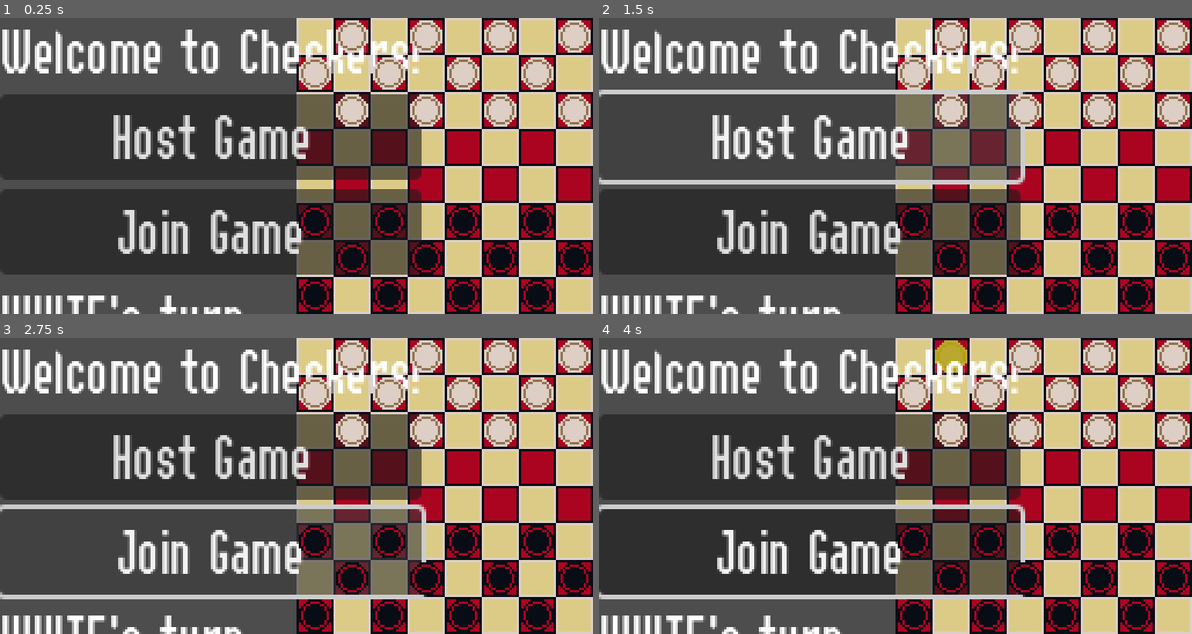
Above: before the commit, frames 1-4 (two rows, left to right).
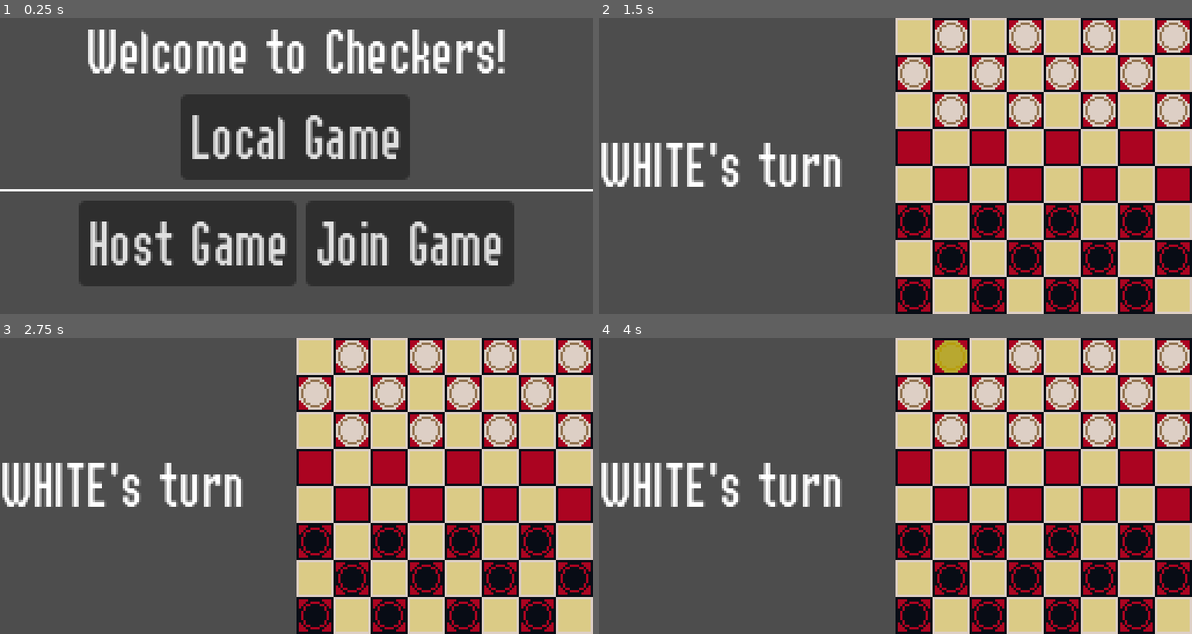
Above: after the commit, the same moments.

Repository: k4gi/boardplayer
Game: Godot game, scene res://CheckersMain.tscn
Same seed, same stepped clock (60 frames per second), same inputs: the game is played once before the commit and once after it.
Inputs (mouse positions are in pixels of both pictures, inside the frame that each line leads up to):
- Up to frame 1 (0.25 s): no input
- Up to frame 2 (1.5 s): click "Host Game" at 0.5 s; click (895, 136) at 1.25 s, where only the run after the commit has a clickable "Local Game"
- Up to frame 3 (2.75 s): click (213, 551) at 2 s, where only the run before the commit has a clickable "Join Game"
- Up to frame 4 (4 s): move the mouse to (948, 355) at 2.77 s; click (948, 355) at 2.92 s; move the mouse to (1025, 355) at 3.52 s; click (1025, 355) at 3.67 s

The runs differ from the first frame. In frame 1, 75% of the frame differs, in the area x 0-100%, y 0-100%; in frame 2, 35%; in frame 3, 33%; in frame 4, 45%.

Commit message:
main menu is working now

Diff:
--- a/CheckersMain.gd
+++ b/CheckersMain.gd
@@ -1,7 +1,21 @@
 extends Node2D
 
 
-func _ready():
+const CHECKERS_GAME = preload("res://CheckersGame.tscn")
+
+
+var CheckersGame = null
+
+
+func create_game():
+	get_node("%MainMenu").set_visible(false)
+
+	CheckersGame = CHECKERS_GAME.instantiate()
+	CheckersGame.set_position(Vector2i(128,0))
+	CheckersGame.connect("turn_toggled", _on_checkers_game_turn_toggled)
+	CheckersGame.connect("game_won", _on_checkers_game_game_won)
+	add_child(CheckersGame)
+
 	get_node("%TurnDisplay").set_visible(true)
 
 
@@ -19,3 +33,7 @@
 
 func _on_play_again_pressed():
 	get_tree().reload_current_scene()
+
+
+func _on_local_game_pressed():
+	create_game()
--- a/CheckersMain.tscn
+++ b/CheckersMain.tscn
@@ -1,87 +1,110 @@
-[gd_scene load_steps=4 format=3 uid="uid://dkhy1km40x481"]
+[gd_scene load_steps=3 format=3 uid="uid://dkhy1km40x481"]
 
 [ext_resource type="Script" path="res://CheckersMain.gd" id="1_farx3"]
-[ext_resource type="PackedScene" uid="uid://c5xy0chodeg88" path="res://CheckersGame.tscn" id="1_h76m0"]
 [ext_resource type="Theme" uid="uid://d2vr315te7cd8" path="res://DefaultTheme.tres" id="3_183qv"]
 
 [node name="CheckersMain" type="Node2D"]
 script = ExtResource("1_farx3")
 
-[node name="CheckersGame" parent="." instance=ExtResource("1_h76m0")]
-position = Vector2(128, 0)
-
 [node name="VBoxUI" type="VBoxContainer" parent="."]
-offset_right = 127.0
+offset_right = 256.0
 offset_bottom = 128.0
 theme = ExtResource("3_183qv")
 
-[node name="VBoxMainMenu" type="VBoxContainer" parent="VBoxUI"]
+[node name="MainMenu" type="VBoxContainer" parent="VBoxUI"]
+unique_name_in_owner = true
 layout_mode = 2
-offset_right = 178.0
-offset_bottom = 114.0
+offset_right = 256.0
+offset_bottom = 119.0
 
-[node name="Label" type="Label" parent="VBoxUI/VBoxMainMenu"]
+[node name="Label" type="Label" parent="VBoxUI/MainMenu"]
 layout_mode = 2
-offset_right = 178.0
+offset_right = 256.0
 offset_bottom = 32.0
 text = "Welcome to Checkers!"
+horizontal_alignment = 1
 
-[node name="HostGame" type="Button" parent="VBoxUI/VBoxMainMenu"]
+[node name="LocalGame" type="Button" parent="VBoxUI/MainMenu"]
 layout_mode = 2
+offset_left = 79.0
 offset_top = 36.0
-offset_right = 178.0
+offset_right = 176.0
 offset_bottom = 73.0
+size_flags_horizontal = 4
+text = "Local Game"
+
+[node name="ColorRect" type="ColorRect" parent="VBoxUI/MainMenu"]
+custom_minimum_size = Vector2i(0, 1)
+layout_mode = 2
+offset_top = 77.0
+offset_right = 256.0
+offset_bottom = 78.0
+
+[node name="HBoxContainer" type="HBoxContainer" parent="VBoxUI/MainMenu"]
+layout_mode = 2
+offset_left = 36.0
+offset_top = 82.0
+offset_right = 220.0
+offset_bottom = 119.0
+size_flags_horizontal = 4
+
+[node name="HostGame" type="Button" parent="VBoxUI/MainMenu/HBoxContainer"]
+layout_mode = 2
+offset_right = 92.0
+offset_bottom = 37.0
 text = "Host Game"
 
-[node name="JoinGame" type="Button" parent="VBoxUI/VBoxMainMenu"]
+[node name="JoinGame" type="Button" parent="VBoxUI/MainMenu/HBoxContainer"]
 layout_mode = 2
-offset_top = 77.0
-offset_right = 178.0
-offset_bottom = 114.0
+offset_left = 96.0
+offset_right = 184.0
+offset_bottom = 37.0
 text = "Join Game"
 
 [node name="TurnDisplay" type="HBoxContainer" parent="VBoxUI"]
 unique_name_in_owner = true
 visible = false
 layout_mode = 2
-offset_top = 118.0
-offset_right = 178.0
-offset_bottom = 150.0
+offset_right = 256.0
+offset_bottom = 128.0
 size_flags_vertical = 3
 theme_override_constants/separation = 0
 
 [node name="Out" type="Label" parent="VBoxUI/TurnDisplay"]
 layout_mode = 2
+offset_top = 48.0
 offset_right = 46.0
-offset_bottom = 32.0
+offset_bottom = 80.0
 text = "White"
 uppercase = true
 
 [node name="Label2" type="Label" parent="VBoxUI/TurnDisplay"]
 layout_mode = 2
 offset_left = 46.0
+offset_top = 48.0
 offset_right = 103.0
-offset_bottom = 32.0
+offset_bottom = 80.0
 text = "'s turn"
 
 [node name="WinResult" type="VBoxContainer" parent="VBoxUI"]
 unique_name_in_owner = true
 visible = false
+custom_minimum_size = Vector2i(128, 0)
 layout_mode = 2
-offset_top = 118.0
-offset_right = 178.0
-offset_bottom = 235.0
+offset_right = 128.0
+offset_bottom = 117.0
+size_flags_horizontal = 0
 theme_override_constants/separation = 0
 
 [node name="Winner" type="HBoxContainer" parent="VBoxUI/WinResult"]
 layout_mode = 2
-offset_right = 178.0
+offset_right = 128.0
 offset_bottom = 32.0
 theme_override_constants/separation = 0
 
 [node name="Out" type="Label" parent="VBoxUI/WinResult/Winner"]
 layout_mode = 2
-offset_right = 89.0
+offset_right = 64.0
 offset_bottom = 32.0
 size_flags_horizontal = 3
 text = "no-one"
@@ -90,17 +113,17 @@
 
 [node name="Label2" type="Label" parent="VBoxUI/WinResult/Winner"]
 layout_mode = 2
-offset_left = 89.0
-offset_right = 178.0
+offset_left = 64.0
+offset_right = 128.0
 offset_bottom = 32.0
 size_flags_horizontal = 3
 text = " wins!"
 
 [node name="Score" type="HBoxContainer" parent="VBoxUI/WinResult"]
 layout_mode = 2
-offset_left = 47.0
+offset_left = 22.0
 offset_top = 32.0
-offset_right = 131.0
+offset_right = 106.0
 offset_bottom = 56.0
 size_flags_horizontal = 4
 
@@ -129,9 +152,9 @@
 
 [node name="Label" type="Label" parent="VBoxUI/WinResult"]
 layout_mode = 2
-offset_left = 60.0
+offset_left = 35.0
 offset_top = 56.0
-offset_right = 117.0
+offset_right = 92.0
 offset_bottom = 80.0
 size_flags_horizontal = 4
 theme_override_font_sizes/font_size = 20
@@ -139,13 +162,12 @@
 
 [node name="PlayAgain" type="Button" parent="VBoxUI/WinResult"]
 layout_mode = 2
-offset_left = 45.0
+offset_left = 20.0
 offset_top = 80.0
-offset_right = 133.0
+offset_right = 108.0
 offset_bottom = 117.0
 size_flags_horizontal = 4
 text = "Play again"
 
-[connection signal="game_won" from="CheckersGame" to="." method="_on_checkers_game_game_won"]
-[connection signal="turn_toggled" from="CheckersGame" to="." method="_on_checkers_game_turn_toggled"]
+[connection signal="pressed" from="VBoxUI/MainMenu/LocalGame" to="." method="_on_local_game_pressed"]
 [connection signal="pressed" from="VBoxUI/WinResult/PlayAgain" to="." method="_on_play_again_pressed"]
